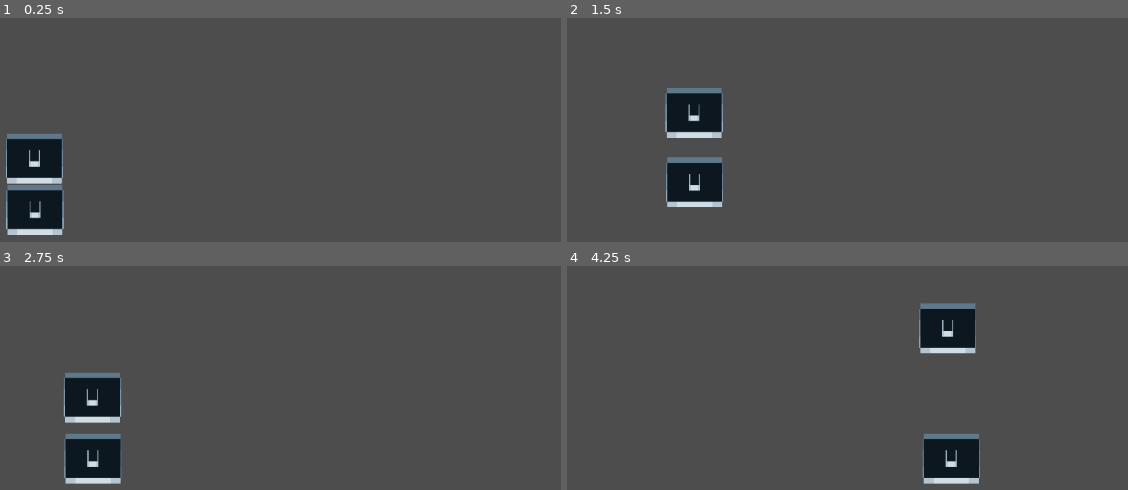
Above: before the commit, frames 1-4 (two rows, left to right).
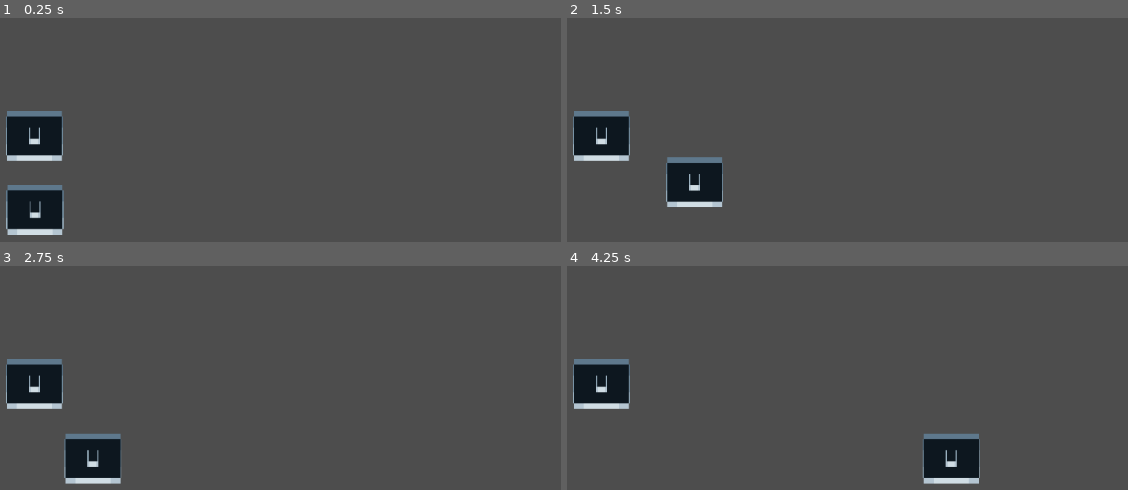
Above: after the commit, the same moments.

Repository: Buckaroodle/BedcliffGame
Game: Godot game, scene res://level.tscn
The game is run twice, just before and just after one commit, with the same random seed, the same clock (stepped at 60 frames per second) and the same inputs.
Inputs (mouse positions are in pixels of both pictures, inside the frame that each line leads up to):
- Up to frame 1 (0.25 s): no input
- Up to frame 2 (1.5 s): tap Enter (ui_accept) at 0.5, 0.6 s; move the mouse to (903, 219) at 0.52 s; hold D (right) from 0.53 s (still down); tap Space (jump) at 0.77, 0.8, 1.07, 1.35 s; move the mouse to (outside the picture) at 1.27 s
- Up to frame 3 (2.75 s): tap Space (jump) at 1.52, 1.82 s; click (outside the picture) at 1.55 s; move the mouse to (241, 391) at 2.02 s; release D (right) at 2.03 s; hold A (left) from 2.03 s (still down); click (241, 391) at 2.1 s; tap Enter (ui_accept) at 2.3 s
- Up to frame 4 (4.25 s): move the mouse to (outside the picture) at 2.77 s; release A (left) at 2.78 s; hold D (right) from 2.78 s (still down); tap Enter (ui_accept) at 2.85, 3.6 s; tap Space (jump) at 3.02, 3.05, 3.32, 3.77, 4.07 s; move the mouse to (outside the picture) at 3.52 s; click (outside the picture) at 3.8 s

The runs differ from the first frame. In frame 1, 2.6% of the frame differs, in the area x 1-12%, y 41-75%; in frame 2, 4.4%; in frame 3, 4.4%; in frame 4, 4.5%, in the area x 1-73%, y 16-64%.
Error after the commit: Parse Error: Cannot call on an expression. Use ".call()" if it's a Callable. (res://top.gd:21)

Commit message:
mucho
all changes

Diff:
--- a/bedcliff/level.tscn
+++ b/bedcliff/level.tscn
@@ -1,42 +1,60 @@
-[gd_scene load_steps=6 format=3 uid="uid://bm50u24u2n4py"]
+[gd_scene load_steps=7 format=3 uid="uid://bm50u24u2n4py"]
 
 [ext_resource type="Texture2D" uid="uid://ink4tstalxjr" path="res://sprites/SpaceBar.png" id="1_emoj7"]
-[ext_resource type="Script" path="res://rigid_body_2d.gd" id="1_s27hq"]
-[ext_resource type="Script" path="res://rigid_body_2d_2.gd" id="3_tdyr3"]
+[ext_resource type="Script" path="res://bottom.gd" id="1_wctw6"]
+[ext_resource type="Script" path="res://top.gd" id="3_k7br5"]
 
 [sub_resource type="RectangleShape2D" id="RectangleShape2D_yebgo"]
 size = Vector2(84, 70)
+
+[sub_resource type="RectangleShape2D" id="RectangleShape2D_6no6c"]
+size = Vector2(20, 0.5)
 
 [sub_resource type="RectangleShape2D" id="RectangleShape2D_yeyg6"]
 size = Vector2(1012, 20)
 
 [node name="Node2D" type="Node2D"]
 
-[node name="RigidBody2D" type="CharacterBody2D" parent="."]
-position = Vector2(-274, -123)
-script = ExtResource("1_s27hq")
+[node name="top" type="CharacterBody2D" parent="."]
+position = Vector2(-274.745, -200.715)
+slide_on_ceiling = false
+floor_stop_on_slope = false
+floor_constant_speed = true
+floor_block_on_wall = false
+script = ExtResource("3_k7br5")
 
-[node name="SpaceBar" type="Sprite2D" parent="RigidBody2D"]
+[node name="SpaceBar" type="Sprite2D" parent="top"]
 position = Vector2(91.5775, 47)
 scale = Vector2(0.198233, 1)
 texture = ExtResource("1_emoj7")
 
-[node name="CollisionShape2D" type="CollisionShape2D" parent="RigidBody2D"]
+[node name="CollisionShape2D" type="CollisionShape2D" parent="top"]
 position = Vector2(91.345, 48)
 shape = SubResource("RectangleShape2D_yebgo")
 
-[node name="RigidBody2D2" type="CharacterBody2D" parent="RigidBody2D"]
-position = Vector2(-0.744995, -72)
-script = ExtResource("3_tdyr3")
+[node name="bottom" type="CharacterBody2D" parent="."]
+position = Vector2(-274, -123)
+slide_on_ceiling = false
+floor_stop_on_slope = false
+floor_constant_speed = true
+floor_block_on_wall = false
+script = ExtResource("1_wctw6")
 
-[node name="SpaceBar" type="Sprite2D" parent="RigidBody2D/RigidBody2D2"]
+[node name="SpaceBar" type="Sprite2D" parent="bottom"]
 position = Vector2(91.5775, 47)
 scale = Vector2(0.198233, 1)
 texture = ExtResource("1_emoj7")
 
-[node name="CollisionShape2D" type="CollisionShape2D" parent="RigidBody2D/RigidBody2D2"]
+[node name="CollisionShape2D" type="CollisionShape2D" parent="bottom"]
 position = Vector2(91.345, 48)
 shape = SubResource("RectangleShape2D_yebgo")
+
+[node name="box" type="Area2D" parent="bottom"]
+position = Vector2(91, 12)
+
+[node name="box_col" type="CollisionShape2D" parent="bottom/box"]
+position = Vector2(0, 0.25)
+shape = SubResource("RectangleShape2D_6no6c")
 
 [node name="Area2D" type="StaticBody2D" parent="."]
 
@@ -53,4 +71,4 @@
 
 [node name="Camera2D" type="Camera2D" parent="."]
 
-[node name="Timer" type="Timer" parent="."]
+[connection signal="area_entered" from="bottom/box" to="top" method="_on_box_area_entered"]
--- a/bedcliff/project.godot
+++ b/bedcliff/project.godot
@@ -30,5 +30,11 @@
 jump={
 "deadzone": 0.5,
 "events": [Object(InputEventKey,"resource_local_to_scene":false,"resource_name":"","device":-1,"window_id":0,"alt_press …(191 unchanged characters)…
+, Object(InputEventMouseButton,"resource_local_to_scene":false,"resource_name":"","device":-1,"window_id":0,"alt_pressed":false,"shift_pressed":false,"ctrl_pressed":false,"meta_pressed":false,"button_mask":2,"position":Vector2(91, 16),"global_position":Vector2(102, 67),"factor":1.0,"button_index":2,"canceled":false,"pressed":true,"double_click":false,"script":null)
 ]
 }
+jump2={
+"deadzone": 0.5,
+"events": [Object(InputEventMouseButton,"resource_local_to_scene":false,"resource_name":"","device":-1,"window_id":0,"alt_pressed":false,"shift_pressed":false,"ctrl_pressed":false,"meta_pressed":false,"button_mask":1,"position":Vector2(142, 18),"global_position":Vector2(153, 69),"factor":1.0,"button_index":1,"canceled":false,"pressed":true,"double_click":false,"script":null)
+]
+}
--- a/bedcliff/rigid_body_2d_2.gd
+++ b/bedcliff/top.gd
@@ -1,8 +1,9 @@
 extends CharacterBody2D
 
 
-const SPEED = 300.0
+const SPEED = 300
 const JUMP_VELOCITY = -400.0
+const test = 0
 
 
 func _physics_process(delta):
@@ -11,15 +12,22 @@
 		velocity += get_gravity() * delta
 
 	# Handle jump.
-	if Input.is_action_just_pressed("ui_accept") and is_on_floor():
+	if Input.is_action_just_pressed("jump2") and is_on_floor():
 		velocity.y = JUMP_VELOCITY
 
 	# Get the input direction and handle the movement/deceleration.
 	# As good practice, you should replace UI actions with custom gameplay actions.
-	# var direction = Input.get_axis("left", "right")
-	# if direction:
-	# 	velocity.x = direction * SPEED
-	# else:
-	# 	velocity.x = move_toward(velocity.x, 0, SPEED)
+
+	if test == 1():
+
+	var direction = Input.get_axis("left", "right")
+	if direction:
+		velocity.x = direction * SPEED
+	else:
+		velocity.x = move_toward(velocity.x, 0, SPEED)
 
 	move_and_slide()
+
+
+func _on_box_area_entered(area):
+	pass # Replace with function body.
